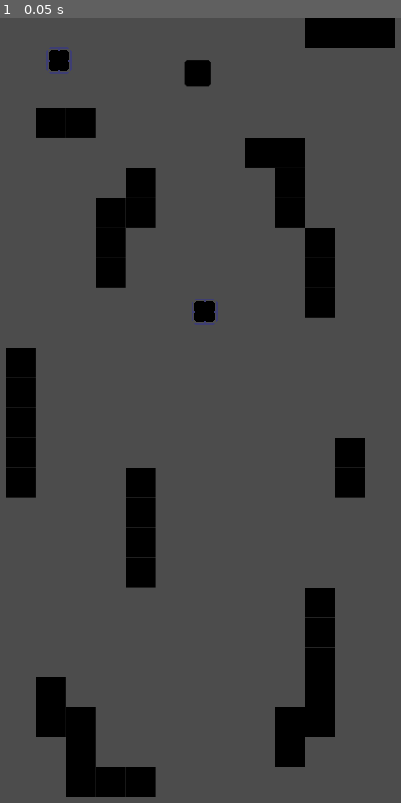
Above: before the commit, frame 1.
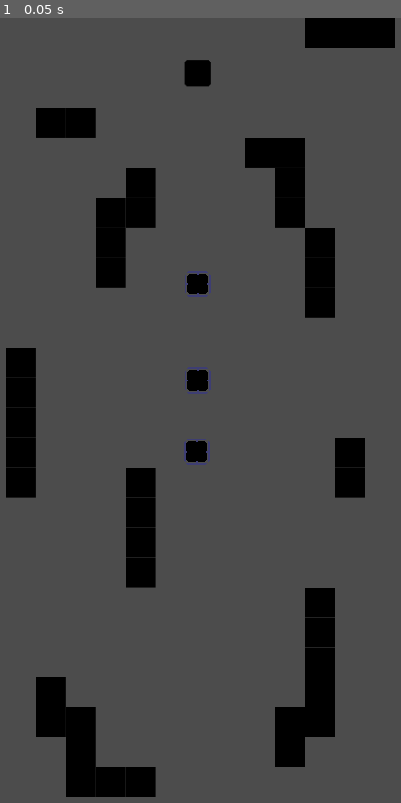
Above: after the commit, the same moment.

Repository: MikaelRoyet/ICantStop
Game: Godot game, scene res://Scene/bacasable.tscn
The game is run twice, just before and just after one commit, with the same random seed, the same clock (stepped at 60 frames per second) and the same inputs. The project has no main scene, so this scene is started directly.
Inputs:
- Up to frame 1 (0.05 s): no input

The runs differ from the first frame. In frame 1, 0.9% of the frame differs, in the area x 11-55%, y 3-57%.

Commit message:
Bumper v1.0

Diff:
--- a/Bumper.gd
+++ b/Bumper.gd
@@ -1,16 +1,33 @@
-extends Area2D
+extends KinematicBody2D
+
+const SPEED = GameManager.SPEED
+var velocityBumper = Vector2(0,0)
+var lastMovement
 
 
-# Declare member variables here. Examples:
-# var a = 2
-# var b = "text"
+
+func _ready():
+	lastMovement = Vector2(0,0)
+
+func _physics_process(delta):
+	velocityBumper = move_and_slide(velocityBumper)
+
+	for i in get_slide_count():
+		var collision = get_slide_collision(i)
+		if collision:
+			if collision.collider.is_in_group("Bumper"):
+				print("collisionge")
+				if collision.collider.has_method("move"):
+					print("collisionge2")
+					collision.collider.move(lastMovement)
+					bounce()
 
 
-# Called when the node enters the scene tree for the first time.
-func _ready():
-	pass # Replace with function body.
+
+func move(movement):
+	velocityBumper = movement
+	lastMovement = movement
 
 
-# Called every frame. 'delta' is the elapsed time since the previous frame.
-#func _process(delta):
-#	pass
+func bounce():
+	move(lastMovement * -1)
--- a/Bumper.tscn
+++ b/Scene/Bumper.tscn
@@ -6,9 +6,7 @@
 [sub_resource type="RectangleShape2D" id=1]
 extents = Vector2( 13.86, 13.9615 )
 
-[node name="KinematicBody2D" type="Area2D" groups=[
-"Bumper",
-]]
+[node name="KinematicBody2D" type="KinematicBody2D" groups=["Bumper"]]
 script = ExtResource( 2 )
 
 [node name="Sprite" type="Sprite" parent="."]
--- a/Scene/bacasable.tscn
+++ b/Scene/bacasable.tscn
@@ -2,7 +2,7 @@
 
 [ext_resource path="res://Sprites/Tilemap/tilemap-Sheet.png" type="Texture" id=1]
 [ext_resource path="res://Scene/Player.tscn" type="PackedScene" id=2]
-[ext_resource path="res://Bumper.tscn" type="PackedScene" id=3]
+[ext_resource path="res://Scene/Bumper.tscn" type="PackedScene" id=3]
 
 [sub_resource type="ConvexPolygonShape2D" id=1]
 points = PoolVector2Array( 0, 0, 32, 0, 32, 32, 0, 32 )
@@ -42,11 +42,11 @@
 [node name="Player" parent="." instance=ExtResource( 2 )]
 position = Vector2( 237, 59 )
 
-[node name="Bumper" parent="." instance=ExtResource( 3 )]
-position = Vector2( 244.474, 313.505 )
+[node name="KinematicBody2D" parent="." instance=ExtResource( 3 )]
+position = Vector2( 237, 284 )
 
-[node name="Bumper2" parent="." instance=ExtResource( 3 )]
-position = Vector2( 88.7345, 45.4449 )
+[node name="KinematicBody2D2" parent="." instance=ExtResource( 3 )]
+position = Vector2( 237, 387 )
 
-[connection signal="body_entered" from="Bumper" to="Player" method="_on_Bumper_body_entered"]
-[connection signal="body_entered" from="Bumper2" to="Player" method="_on_Bumper_body_entered"]
+[node name="KinematicBody2D3" parent="." instance=ExtResource( 3 )]
+position = Vector2( 236, 463 )
--- /dev/null
+++ b/Scripts/GameManager.gd
@@ -0,0 +1,16 @@
+extends Node
+
+const SPEED = 100
+# Declare member variables here. Examples:
+# var a = 2
+# var b = "text"
+
+
+# Called when the node enters the scene tree for the first time.
+func _ready():
+	pass # Replace with function body.
+
+
+# Called every frame. 'delta' is the elapsed time since the previous frame.
+#func _process(delta):
+#	pass
--- a/Scripts/Player.gd
+++ b/Scripts/Player.gd
@@ -1,14 +1,16 @@
 extends KinematicBody2D
 
-const SPEED = 100
-var velocityPlayer = Vector2(0,0)
+const SPEED = GameManager.SPEED
+var velocityPlayer
 var idle = true
 var respawnPoint
+var lastMovement
 
 
 func _ready():
 	respawnPoint = position
-	idle = true
+	velocityPlayer = Vector2(0,0)
+	lastMovement = Vector2(0,0)
 
 
 
@@ -21,7 +23,9 @@
 			if collision.collider is TileMap:
 				death()
 			if collision.collider.is_in_group("Bumper"):
-				bounce()
+				if collision.collider.has_method("move"):
+					collision.collider.move(lastMovement)
+					bounce()
 
 
 func _on_SwipeDetector_swiped(direction):
@@ -52,15 +56,9 @@
 	position = respawnPoint
 
 func setMovement(movement):
+	lastMovement = movement
 	velocityPlayer = movement
 	idle = false
 
 func bounce():
-	print("BOUNCGE")
-	print(velocityPlayer)
-	print(velocityPlayer * -1)
-	setMovement(velocityPlayer * -1)
-
-
-func _on_Bumper_body_entered(body):
-	bounce()
+	setMovement(lastMovement * -1)
--- a/project.godot
+++ b/project.godot
@@ -12,6 +12,10 @@
 
 config/name="MobileGameTest"
 config/icon="res://icon.png"
+
+[autoload]
+
+GameManager="*res://Scripts/GameManager.gd"
 
 [display]
 
